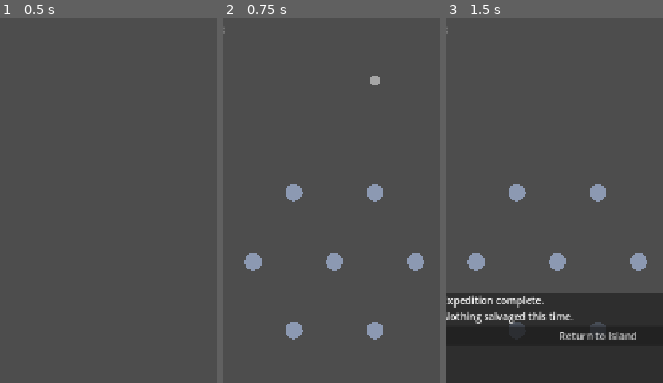
Above: before the commit, frames 1-3 (left to right).
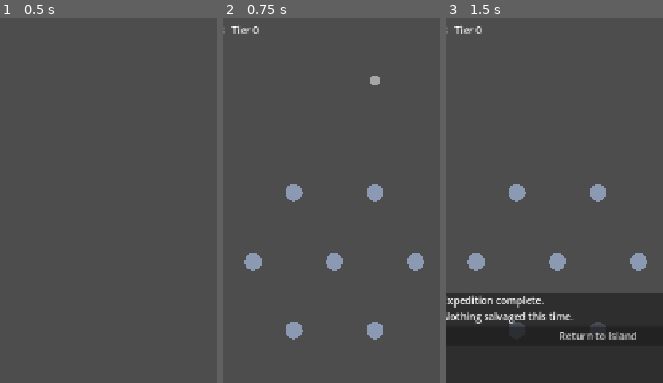
Above: after the commit, the same moments.

Repository: Graydyn/windfall-isle
Game: Godot game, scene res://game/main.tscn
The game is run twice, just before and just after one commit, with the same random seed, the same clock (stepped at 60 frames per second) and the same inputs.
Inputs:
- Up to frame 1 (0.5 s): no input
- Up to frame 2 (0.75 s): click "Launch Expedition" at 0.5 s
- Up to frame 3 (1.5 s): click "Abandon" at 1.25 s
The pictures show only the part of the screen within x 15-65%, y 0-50%; the shares and areas given below are measured in that part.

Frame 1 is identical in both runs. In frame 2, 0.1% of the frame differs, in the area x 3-17%, y 2-5%; in frame 3, 0.1%.

Commit message:
feat: quota tiers lift run payouts from region data

Diff:
--- a/game/data/skyfields/region_1.json
+++ b/game/data/skyfields/region_1.json
@@ -1,6 +1,10 @@
 {
 	"name": "Home Skies",
 	"board": {"left": 20, "right": 700, "top": 140, "bottom": 1020},
+	"quota_tiers": [
+		{"scrap_quota": 25, "payout_multiplier": 1.25},
+		{"scrap_quota": 60, "payout_multiplier": 1.5}
+	],
 	"pegs": [
 		{"x": 100, "y": 280, "r": 14}, {"x": 230, "y": 280, "r": 14}, {"x": 360, "y": 280, "r": 14}, {"x": 490, "y": 280, "r": 14}, {"x": 620, "y": 280, "r": 14},
 		{"x": 165, "y": 390, "r": 14}, {"x": 295, "y": 390, "r": 14}, {"x": 425, "y": 390, "r": 14}, {"x": 555, "y": 390, "r": 14},
--- a/game/run/run_model.gd
+++ b/game/run/run_model.gd
@@ -6,6 +6,7 @@
 
 signal loot_changed(loot: Dictionary)
 signal run_over
+signal tier_reached(tier: int)
 
 var drops_total: int
 var drops_used := 0
@@ -14,12 +15,16 @@
 var loot: Dictionary = {}
 var abandoned := false
 
+var tiers: Array = []
+var tier := 0
+
 var _over_emitted := false
 
 
 func _init(config: Dictionary) -> void:
 	drops_total = int(config.get("drops_per_run", 8))
 	max_active_pods = int(config.get("max_active_pods", 4))
+	tiers = config.get("quota_tiers", [])
 
 
 func drops_remaining() -> int:
@@ -42,6 +47,7 @@
 	pods_in_flight = maxi(0, pods_in_flight - 1)
 	for currency in payout:
 		loot[currency] = int(loot.get(currency, 0)) + int(payout[currency])
+	_check_tier()
 	loot_changed.emit(loot)
 	_check_over()
 
@@ -65,6 +71,7 @@
 	# Gizmo bonuses (Lightning Jar): loot without pod bookkeeping.
 	for currency in payout:
 		loot[currency] = int(loot.get(currency, 0)) + int(payout[currency])
+	_check_tier()
 	loot_changed.emit(loot)
 
 
@@ -74,3 +81,18 @@
 		return false
 	pods_in_flight += 1
 	return true
+
+
+func payout_multiplier() -> float:
+	# The multiplier of the highest tier reached; the base tier is 1.0.
+	if tier <= 0:
+		return 1.0
+	return float((tiers[tier - 1] as Dictionary).get("payout_multiplier", 1.0))
+
+
+func _check_tier() -> void:
+	# Quota tiers (spec 3.2): the quota is measured in scrap collected this
+	# run. One rich catch may cross several tiers; each lift is announced.
+	while tier < tiers.size() and int(loot.get("scrap", 0)) >= int((tiers[tier] as Dictionary).get("scrap_quota", 0)):
+		tier += 1
+		tier_reached.emit(tier)
--- a/game/run/salvage_run.gd
+++ b/game/run/salvage_run.gd
@@ -20,6 +20,7 @@
 	var region: Dictionary = DataDefs.skyfield("region_1")
 	var run_config: Dictionary = run_defs.duplicate()
 	run_config["drops_per_run"] = IslandEffects.drops_per_run(run_defs, GameState.data["island"], DataDefs.buildings)
+	run_config["quota_tiers"] = region.get("quota_tiers", [])
 	model = RunModel.new(run_config)
 	board.build(region, run_defs)
 	var gizmos_state: Dictionary = GameState.data["gizmos"]
@@ -105,12 +106,12 @@
 
 
 func _compute_payout(pod: Node, base: Dictionary) -> Dictionary:
-	# Central payout resolution: pod-carried multipliers (Crystal Prism,
-	# Splitter Vane) apply here so every catch path (barge, sea, watchdog)
-	# gets identical treatment. Plan 3b adds the next-barge multiplier.
-	var mult := 1.0
+	# Central payout resolution: the run's quota-tier multiplier and the
+	# pod-carried multipliers (Crystal Prism, Splitter Vane) apply here so
+	# every catch path (barge, sea, watchdog) gets identical treatment.
+	var mult := model.payout_multiplier()
 	if is_instance_valid(pod) and pod.has_meta("value_mult"):
-		mult = float(pod.get_meta("value_mult"))
+		mult *= float(pod.get_meta("value_mult"))
 	if is_equal_approx(mult, 1.0):
 		return base.duplicate()
 	var out := {}
@@ -125,7 +126,7 @@
 	var parts := PackedStringArray()
 	for currency in model.loot:
 		parts.append("%s +%d" % [currency, int(model.loot[currency])])
-	$UI/HudLabel.text = "Drops left: %d\n%s" % [model.drops_remaining(), " ".join(parts)]
+	$UI/HudLabel.text = "Drops left: %d   Tier %d\n%s" % [model.drops_remaining(), model.tier, " ".join(parts)]
 
 
 func _summary_text() -> String:
--- a/tests/test_run_model.gd
+++ b/tests/test_run_model.gd
@@ -94,3 +94,55 @@
 	assert_false(model.is_over(), "the split twin is still falling")
 	model.resolve_pod({"scrap": 1})
 	assert_true(model.is_over())
+
+func make_tiered(drops := 8) -> RunModel:
+	return RunModel.new({
+		"drops_per_run": drops,
+		"max_active_pods": 4,
+		"quota_tiers": [
+			{"scrap_quota": 10, "payout_multiplier": 1.5},
+			{"scrap_quota": 30, "payout_multiplier": 2.0},
+		],
+	})
+
+
+func test_tier_starts_at_zero_with_no_multiplier() -> void:
+	var model := make_tiered()
+	assert_eq(model.tier, 0)
+	assert_eq(model.payout_multiplier(), 1.0)
+
+func test_reaching_scrap_quota_lifts_tier() -> void:
+	var model := make_tiered()
+	watch_signals(model)
+	model.begin_drop()
+	model.resolve_pod({"scrap": 10})
+	assert_eq(model.tier, 1)
+	assert_eq(model.payout_multiplier(), 1.5)
+	assert_signal_emitted_with_parameters(model, "tier_reached", [1])
+
+func test_one_catch_can_cross_multiple_tiers() -> void:
+	var model := make_tiered()
+	watch_signals(model)
+	model.begin_drop()
+	model.resolve_pod({"scrap": 45})
+	assert_eq(model.tier, 2)
+	assert_eq(model.payout_multiplier(), 2.0)
+	assert_signal_emit_count(model, "tier_reached", 2)
+
+func test_bonus_loot_counts_toward_quota() -> void:
+	var model := make_tiered()
+	model.add_bonus_loot({"scrap": 10})
+	assert_eq(model.tier, 1, "Lightning Jar bonuses are salvage too")
+
+func test_non_scrap_loot_ignores_quota() -> void:
+	var model := make_tiered()
+	model.begin_drop()
+	model.resolve_pod({"cloudsilk": 50})
+	assert_eq(model.tier, 0, "the quota is measured in scrap (spec 4.2 common currency)")
+
+func test_no_tiers_config_never_lifts() -> void:
+	var model := make_model()
+	model.begin_drop()
+	model.resolve_pod({"scrap": 999})
+	assert_eq(model.tier, 0)
+	assert_eq(model.payout_multiplier(), 1.0)
--- a/tests/test_salvage_run.gd
+++ b/tests/test_salvage_run.gd
@@ -168,3 +168,22 @@
 	GameState.data["island"]["plots"]["plot_1"] = {"building": "balloonworks", "level": 1}
 	var second = add_child_autofree(RunScene.instantiate())
 	assert_eq(second.model.drops_remaining(), int(DataDefs.run["drops_per_run"]) + 1)
+
+func test_tier_multiplier_applies_to_later_catches_only() -> void:
+	scene.model = RunModel.new({
+		"drops_per_run": 8, "max_active_pods": 4,
+		"quota_tiers": [{"scrap_quota": 10, "payout_multiplier": 2.0}],
+	})
+	scene._on_drop_requested(360.0)
+	var pod: Node = get_tree().get_nodes_in_group("pods")[0]
+	scene._on_pod_caught(pod, {"scrap": 10})
+	assert_eq(scene.model.loot, {"scrap": 10}, "the crossing catch pays at the old tier")
+	await wait_physics_frames(1)
+	scene._on_drop_requested(300.0)
+	var pod2: Node = get_tree().get_nodes_in_group("pods")[0]
+	scene._on_pod_caught(pod2, {"scrap": 10})
+	assert_eq(int(scene.model.loot["scrap"]), 30, "tier 1 doubles the second catch")
+
+func test_scene_reads_quota_tiers_from_region_data() -> void:
+	assert_false(scene.model.tiers.is_empty(),
+		"region_1 quota tiers must reach the run model")
